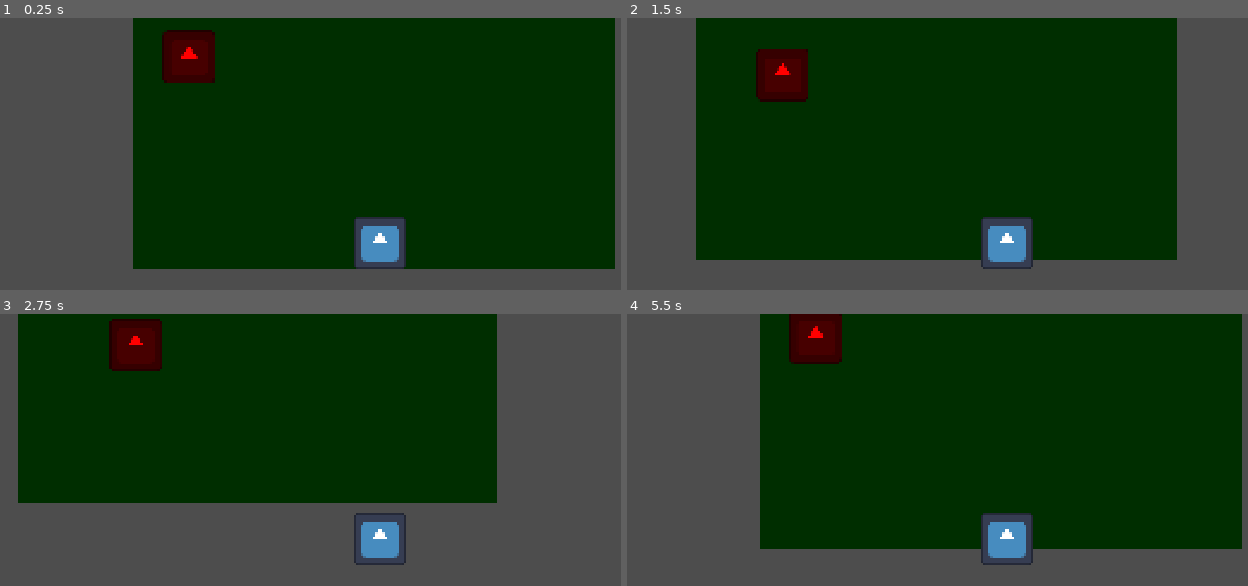
Above: before the commit, frames 1-4 (two rows, left to right).
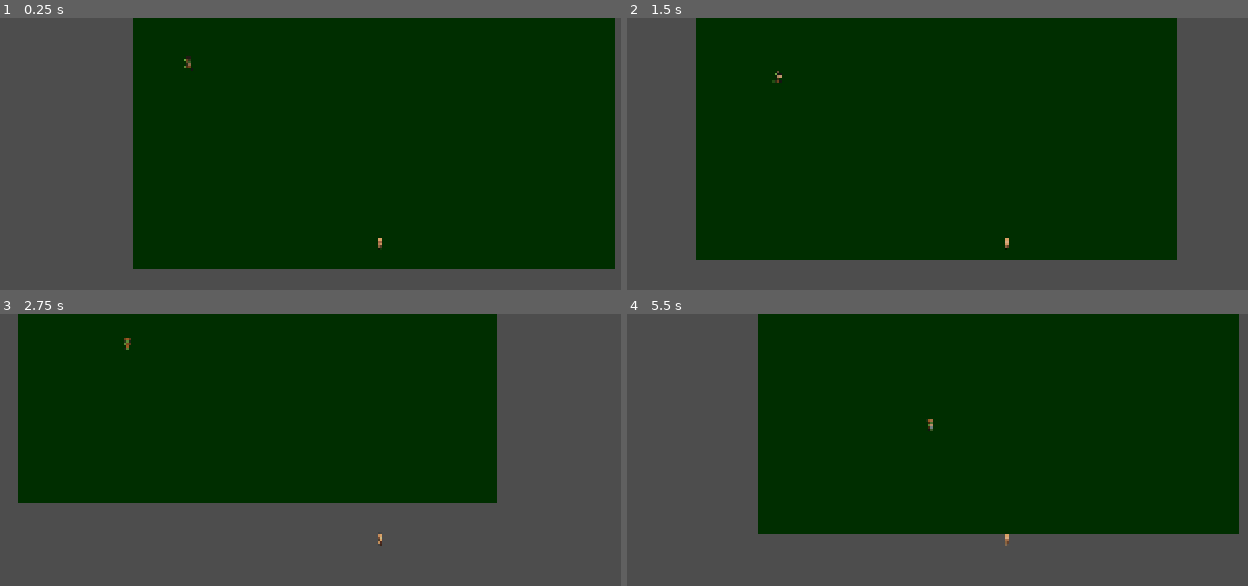
Above: after the commit, the same moments.

Repository: 6apa/Session-of-the-Living-Dead
Game: Godot game, scene res://scenes/levels/main.tscn
Two runs of this game, one before a commit and one after it. Both use one fixed random seed, a clock stepped at 60 frames per second and the inputs below. The engine's default icon, where the game draws it, is replaced by a stand-in: a white triangle on a blue panel in a dark square.
Inputs (mouse positions are in pixels of both pictures, inside the frame that each line leads up to):
- Up to frame 1 (0.25 s): no input
- Up to frame 2 (1.5 s): move the mouse to (1185, 219) at 0.52 s; hold D (move_right) 0.53-1.28 s; click (1185, 219) at 0.6 s; move the mouse to (844, 265) at 1.27 s; hold S (move_down) from 1.28 s (still down); click (844, 265) at 1.35 s
- Up to frame 3 (2.75 s): move the mouse to (459, 439) at 2.02 s; release S (move_down) at 2.03 s; hold D (move_right) from 2.03 s (still down); click (459, 439) at 2.1 s
- Up to frame 4 (5.5 s): move the mouse to (outside the picture) at 2.77 s; release D (move_right) at 2.78 s; hold W (move_up) 2.78-3.53 s; click (outside the picture) at 2.85 s; move the mouse to (outside the picture) at 3.52 s; hold A (move_left) 3.53-5.03 s; click (outside the picture) at 3.6 s; move the mouse to (769, 471) at 4.27 s; click (769, 471) at 4.35 s; move the mouse to (1049, 539) at 5.02 s; hold S (move_down) from 5.03 s (still down); click (1049, 539) at 5.1 s

The runs differ from the first frame. In frame 1, 3.2% of the frame differs, in the area x 26-66%, y 4-93%; in frame 2, 3.0%; in frame 3, 2.6%; in frame 4, 7.4%, in the area x 21-100%, y 0-93%.
Error before the commit: Cannot call method 'create_timer' on a null value. (res://scenes/entities/player/player.gd:48)

Commit message:
feat: add animated sprites for player and zombie, fix self-damage bug

Diff:
--- a/scenes/entities/enemies/zombie.gd
+++ b/scenes/entities/enemies/zombie.gd
@@ -1,14 +1,17 @@
 extends CharacterBody2D
 
-@export var speed: float = 80.0
-@export var attack_range: float = 125.0 # Увеличили дистанцию
+@export var speed: float = 70.0
+@export var attack_range: float = 30.0
 @export var damage: int = 10
 @export var attack_cooldown: float = 1.5
 
 var player: CharacterBody2D
 var health: int = 40
 var can_attack: bool = true
-var knockback_force: float = 150.0 # Сила отскока
+var knockback_force: float = 150.0
+
+# Добавляем ссылку на анимацию
+@onready var animated_sprite: AnimatedSprite2D = $AnimatedSprite2D
 
 func _ready() -> void:
 	player = get_tree().get_first_node_in_group("player")
@@ -21,19 +24,29 @@
 			# Идем к игроку
 			var direction = global_position.direction_to(player.global_position)
 			velocity = direction * speed
+
+			# Отражаем спрайт влево/вправо
+			if direction.x != 0:
+				animated_sprite.scale.x = sign(direction.x)
+
+			# Включаем анимацию ходьбы
+			if not animated_sprite.is_playing():
+				animated_sprite.play("walk")
 		else:
-			# Стоим на месте
+			# Стоим на месте и кусаем
 			velocity = Vector2.ZERO
 
-			# Если можем атаковать
+			# Останавливаем анимацию, когда зомби кусает
+			if animated_sprite.is_playing():
+				animated_sprite.stop()
+
 			if can_attack:
 				attack()
 
-		# Применяем отскок (если он есть)
+		# Применяем отскок
 		if velocity != Vector2.ZERO:
 			move_and_slide()
 		else:
-			# Если стоим, но нас толкнули — плавно тормозим
 			velocity = velocity.move_toward(Vector2.ZERO, 1000 * delta)
 			move_and_slide()
 
@@ -44,7 +57,6 @@
 	if player.has_method("take_damage"):
 		player.take_damage(damage)
 
-	# Отталкиваем зомби назад от игрока
 	var knockback_dir = global_position.direction_to(player.global_position) * -1
 	velocity = knockback_dir * knockback_force
 
--- a/scenes/entities/enemies/zombie.tscn
+++ b/scenes/entities/enemies/zombie.tscn
@@ -1,18 +1,70 @@
 [gd_scene format=3 uid="uid://lotchvd5xus7"]
 
-[ext_resource type="Texture2D" uid="uid://b0jrk7fsbe6cq" path="res://icon.svg" id="1_30j84"]
 [ext_resource type="Script" uid="uid://bs3d11gh0e8eb" path="res://scenes/entities/enemies/zombie.gd" id="1_q33wv"]
+[ext_resource type="Texture2D" uid="uid://4k1up6tf0owt" path="res://assets/sprites/Run-Sheet.png" id="2_q33wv"]
+
+[sub_resource type="AtlasTexture" id="AtlasTexture_07ee4"]
+atlas = ExtResource("2_q33wv")
+region = Rect2(0, 0, 64, 64)
+
+[sub_resource type="AtlasTexture" id="AtlasTexture_kqv5s"]
+atlas = ExtResource("2_q33wv")
+region = Rect2(64, 0, 64, 64)
+
+[sub_resource type="AtlasTexture" id="AtlasTexture_3mxdd"]
+atlas = ExtResource("2_q33wv")
+region = Rect2(128, 0, 64, 64)
+
+[sub_resource type="AtlasTexture" id="AtlasTexture_8s5vt"]
+atlas = ExtResource("2_q33wv")
+region = Rect2(192, 0, 64, 64)
+
+[sub_resource type="AtlasTexture" id="AtlasTexture_1wyol"]
+atlas = ExtResource("2_q33wv")
+region = Rect2(256, 0, 64, 64)
+
+[sub_resource type="AtlasTexture" id="AtlasTexture_4jv3c"]
+atlas = ExtResource("2_q33wv")
+region = Rect2(320, 0, 64, 64)
+
+[sub_resource type="SpriteFrames" id="SpriteFrames_wv3h0"]
+animations = [{
+"frames": [{
+"duration": 1.0,
+"texture": SubResource("AtlasTexture_07ee4")
+}, {
+"duration": 1.0,
+"texture": SubResource("AtlasTexture_kqv5s")
+}, {
+"duration": 1.0,
+"texture": SubResource("AtlasTexture_3mxdd")
+}, {
+"duration": 1.0,
+"texture": SubResource("AtlasTexture_8s5vt")
+}, {
+"duration": 1.0,
+"texture": SubResource("AtlasTexture_1wyol")
+}, {
+"duration": 1.0,
+"texture": SubResource("AtlasTexture_4jv3c")
+}],
+"loop": 1,
+"name": &"walk",
+"speed": 5.0
+}]
 
 [sub_resource type="RectangleShape2D" id="RectangleShape2D_gyrss"]
-size = Vector2(126, 127)
+size = Vector2(19, 32)
 
 [node name="Zombie" type="CharacterBody2D" unique_id=246737521 groups=["enemies"]]
 script = ExtResource("1_q33wv")
 
-[node name="Sprite2D" type="Sprite2D" parent="." unique_id=249225459]
-modulate = Color(1, 0, 0, 1)
-texture = ExtResource("1_30j84")
+[node name="AnimatedSprite2D" type="AnimatedSprite2D" parent="." unique_id=399995815]
+sprite_frames = SubResource("SpriteFrames_wv3h0")
+animation = &"walk"
+frame = 2
+frame_progress = 0.29400292
 
 [node name="CollisionShape2D" type="CollisionShape2D" parent="." unique_id=44829705]
-position = Vector2(0, -0.5)
+position = Vector2(-1.5, 16)
 shape = SubResource("RectangleShape2D_gyrss")
--- a/scenes/entities/player/player.gd
+++ b/scenes/entities/player/player.gd
@@ -10,25 +10,50 @@
 var can_attack: bool = true
 
 @onready var hitbox: Area2D = $Hitbox
+# Ссылка на ноду анимации
+@onready var animated_sprite: AnimatedSprite2D = $AnimatedSprite2D
 
 func _ready() -> void:
 	add_to_group("player")
 	current_health = max_health
-	hitbox.monitoring = false # Хитбокс выключен по умолчанию
+	hitbox.monitoring = false
 
 func _physics_process(delta: float) -> void:
 	var input_dir := Input.get_vector("move_left", "move_right", "move_up", "move_down")
 
 	if input_dir != Vector2.ZERO:
 		velocity = velocity.move_toward(input_dir * speed, acceleration * delta)
-		if input_dir.x != 0:
-			scale.x = sign(input_dir.x)
+
+		# Переменная для хранения текущего направления
+		var current_anim = "walk" # По умолчанию идем вниз
+
+		# Определяем, куда движется игрок (приоритет отдаем горизонтали, если нажата диагональ)
+		if abs(input_dir.x) > abs(input_dir.y):
+			current_anim = "walk_lr"
+			# Отражаем спрайт влево, если идем влево
+			if input_dir.x < 0:
+				animated_sprite.scale.x = -1
+			else:
+				animated_sprite.scale.x = 1
+		else:
+			if input_dir.y < 0:
+				current_anim = "walk_up"
+			else:
+				current_anim = "walk"
+
+		# Запускаем нужную анимацию, если она еще не играет
+		if animated_sprite.animation != current_anim or not animated_sprite.is_playing():
+			animated_sprite.play(current_anim)
+
 	else:
+		# Если стоим на месте — тормозим и останавливаем анимацию
 		velocity = velocity.move_toward(Vector2.ZERO, friction * delta)
+		if animated_sprite.is_playing():
+			animated_sprite.stop()
 
 	move_and_slide()
 
-	# Проверка атаки (из прошлого этапа)
+	# Логика атаки
 	if Input.is_action_just_pressed("attack_light") and can_attack:
 		attack()
 
@@ -41,22 +66,20 @@
 
 	var bodies = hitbox.get_overlapping_bodies()
 	for body in bodies:
-		if body.has_method("take_damage"):
+		# ВАЖНО: Проверяем, что это не сам игрок и у цели есть метод take_damage
+		if body != self and body.has_method("take_damage"):
 			body.take_damage(attack_damage)
 
 	hitbox.monitoring = false
 	await get_tree().create_timer(0.3).timeout
 	can_attack = true
 
-# --- НОВОЕ: Получение урона ---
 func take_damage(amount: int) -> void:
 	current_health -= amount
 	print("Игрок ранен! Здоровье: ", current_health)
-
 	if current_health <= 0:
 		die()
 
 func die() -> void:
 	print("Игрок погиб!")
-	# Пока просто перезапускаем игру
 	get_tree().reload_current_scene()
--- a/scenes/entities/player/player.tscn
+++ b/scenes/entities/player/player.tscn
@@ -1,23 +1,170 @@
 [gd_scene format=3 uid="uid://dee7hi2j3ud03"]
 
-[ext_resource type="Texture2D" uid="uid://b0jrk7fsbe6cq" path="res://icon.svg" id="1_1hmtu"]
 [ext_resource type="Script" uid="uid://b5drj1qkf72xf" path="res://scenes/entities/player/player.gd" id="1_635qg"]
+[ext_resource type="Texture2D" uid="uid://bandp8vthylnb" path="res://assets/sprites/Walk_Down-Sheet.png" id="2_nh4ur"]
+[ext_resource type="Texture2D" uid="uid://dig4nkgfabvk" path="res://assets/sprites/Walk_Side-Sheet.png" id="3_bjvvg"]
+[ext_resource type="Texture2D" uid="uid://31gl4cevagrc" path="res://assets/sprites/Walk_Up-Sheet.png" id="4_8akj5"]
 
 [sub_resource type="RectangleShape2D" id="RectangleShape2D_gyrss"]
-size = Vector2(14, 18)
+size = Vector2(15, 29)
+
+[sub_resource type="AtlasTexture" id="AtlasTexture_bj7e2"]
+atlas = ExtResource("2_nh4ur")
+region = Rect2(0, 0, 64, 64)
+
+[sub_resource type="AtlasTexture" id="AtlasTexture_1murt"]
+atlas = ExtResource("2_nh4ur")
+region = Rect2(64, 0, 64, 64)
+
+[sub_resource type="AtlasTexture" id="AtlasTexture_5sj0x"]
+atlas = ExtResource("2_nh4ur")
+region = Rect2(128, 0, 64, 64)
+
+[sub_resource type="AtlasTexture" id="AtlasTexture_ovg4i"]
+atlas = ExtResource("2_nh4ur")
+region = Rect2(192, 0, 64, 64)
+
+[sub_resource type="AtlasTexture" id="AtlasTexture_7wli1"]
+atlas = ExtResource("2_nh4ur")
+region = Rect2(256, 0, 64, 64)
+
+[sub_resource type="AtlasTexture" id="AtlasTexture_j0oqr"]
+atlas = ExtResource("2_nh4ur")
+region = Rect2(320, 0, 64, 64)
+
+[sub_resource type="AtlasTexture" id="AtlasTexture_xy2vv"]
+atlas = ExtResource("3_bjvvg")
+region = Rect2(0, 0, 64, 64)
+
+[sub_resource type="AtlasTexture" id="AtlasTexture_r4dfn"]
+atlas = ExtResource("3_bjvvg")
+region = Rect2(64, 0, 64, 64)
+
+[sub_resource type="AtlasTexture" id="AtlasTexture_70kwc"]
+atlas = ExtResource("3_bjvvg")
+region = Rect2(128, 0, 64, 64)
+
+[sub_resource type="AtlasTexture" id="AtlasTexture_yywfu"]
+atlas = ExtResource("3_bjvvg")
+region = Rect2(192, 0, 64, 64)
+
+[sub_resource type="AtlasTexture" id="AtlasTexture_pcd0u"]
+atlas = ExtResource("3_bjvvg")
+region = Rect2(256, 0, 64, 64)
+
+[sub_resource type="AtlasTexture" id="AtlasTexture_w3p2j"]
+atlas = ExtResource("3_bjvvg")
+region = Rect2(320, 0, 64, 64)
+
+[sub_resource type="AtlasTexture" id="AtlasTexture_knby6"]
+atlas = ExtResource("4_8akj5")
+region = Rect2(0, 0, 64, 64)
+
+[sub_resource type="AtlasTexture" id="AtlasTexture_18p7g"]
+atlas = ExtResource("4_8akj5")
+region = Rect2(64, 0, 64, 64)
+
+[sub_resource type="AtlasTexture" id="AtlasTexture_fg2wu"]
+atlas = ExtResource("4_8akj5")
+region = Rect2(128, 0, 64, 64)
+
+[sub_resource type="AtlasTexture" id="AtlasTexture_7dqom"]
+atlas = ExtResource("4_8akj5")
+region = Rect2(192, 0, 64, 64)
+
+[sub_resource type="AtlasTexture" id="AtlasTexture_go8vc"]
+atlas = ExtResource("4_8akj5")
+region = Rect2(256, 0, 64, 64)
+
+[sub_resource type="AtlasTexture" id="AtlasTexture_wghkl"]
+atlas = ExtResource("4_8akj5")
+region = Rect2(320, 0, 64, 64)
+
+[sub_resource type="SpriteFrames" id="SpriteFrames_wv3h0"]
+animations = [{
+"frames": [{
+"duration": 1.0,
+"texture": SubResource("AtlasTexture_bj7e2")
+}, {
+"duration": 1.0,
+"texture": SubResource("AtlasTexture_1murt")
+}, {
+"duration": 1.0,
+"texture": SubResource("AtlasTexture_5sj0x")
+}, {
+"duration": 1.0,
+"texture": SubResource("AtlasTexture_ovg4i")
+}, {
+"duration": 1.0,
+"texture": SubResource("AtlasTexture_7wli1")
+}, {
+"duration": 1.0,
+"texture": SubResource("AtlasTexture_j0oqr")
+}],
+"loop": 1,
+"name": &"walk",
+"speed": 5.0
+}, {
+"frames": [{
+"duration": 1.0,
+"texture": SubResource("AtlasTexture_xy2vv")
+}, {
+"duration": 1.0,
+"texture": SubResource("AtlasTexture_r4dfn")
+}, {
+"duration": 1.0,
+"texture": SubResource("AtlasTexture_70kwc")
+}, {
+"duration": 1.0,
+"texture": SubResource("AtlasTexture_yywfu")
+}, {
+"duration": 1.0,
+"texture": SubResource("AtlasTexture_pcd0u")
+}, {
+"duration": 1.0,
+"texture": SubResource("AtlasTexture_w3p2j")
+}],
+"loop": 1,
+"name": &"walk_lr",
+"speed": 5.0
+}, {
+"frames": [{
+"duration": 1.0,
+"texture": SubResource("AtlasTexture_knby6")
+}, {
+"duration": 1.0,
+"texture": SubResource("AtlasTexture_18p7g")
+}, {
+"duration": 1.0,
+"texture": SubResource("AtlasTexture_fg2wu")
+}, {
+"duration": 1.0,
+"texture": SubResource("AtlasTexture_7dqom")
+}, {
+"duration": 1.0,
+"texture": SubResource("AtlasTexture_go8vc")
+}, {
+"duration": 1.0,
+"texture": SubResource("AtlasTexture_wghkl")
+}],
+"loop": 1,
+"name": &"walk_up",
+"speed": 5.0
+}]
 
 [sub_resource type="RectangleShape2D" id="RectangleShape2D_wv3h0"]
-size = Vector2(204, 204)
+size = Vector2(46, 43)
 
 [node name="Player" type="CharacterBody2D" unique_id=509145418 groups=["player"]]
 script = ExtResource("1_635qg")
 
-[node name="Sprite2D" type="Sprite2D" parent="." unique_id=1734296094]
-texture = ExtResource("1_1hmtu")
+[node name="CollisionShape2D" type="CollisionShape2D" parent="." unique_id=680823671]
+position = Vector2(-0.5, 1.5)
+shape = SubResource("RectangleShape2D_gyrss")
 
-[node name="CollisionShape2D" type="CollisionShape2D" parent="." unique_id=680823671]
-position = Vector2(-1, 0)
-shape = SubResource("RectangleShape2D_gyrss")
+[node name="AnimatedSprite2D" type="AnimatedSprite2D" parent="." unique_id=1402720077]
+sprite_frames = SubResource("SpriteFrames_wv3h0")
+animation = &"walk_up"
 
 [node name="Camera2D" type="Camera2D" parent="." unique_id=513753877]
 
@@ -25,6 +172,6 @@
 monitoring = false
 
 [node name="CollisionShape2D" type="CollisionShape2D" parent="Hitbox" unique_id=153788957]
-position = Vector2(0, -6)
+position = Vector2(0, 1)
 shape = SubResource("RectangleShape2D_wv3h0")
 debug_color = Color(0.74612075, 0.46286565, 1.92523e-07, 0.41960785)
Binary file added: assets/sprites/Run-Sheet.png
Binary file added: assets/sprites/Walk_Down-Sheet.png
Binary file added: assets/sprites/Walk_Side-Sheet.png
Binary file added: assets/sprites/Walk_Up-Sheet.png
